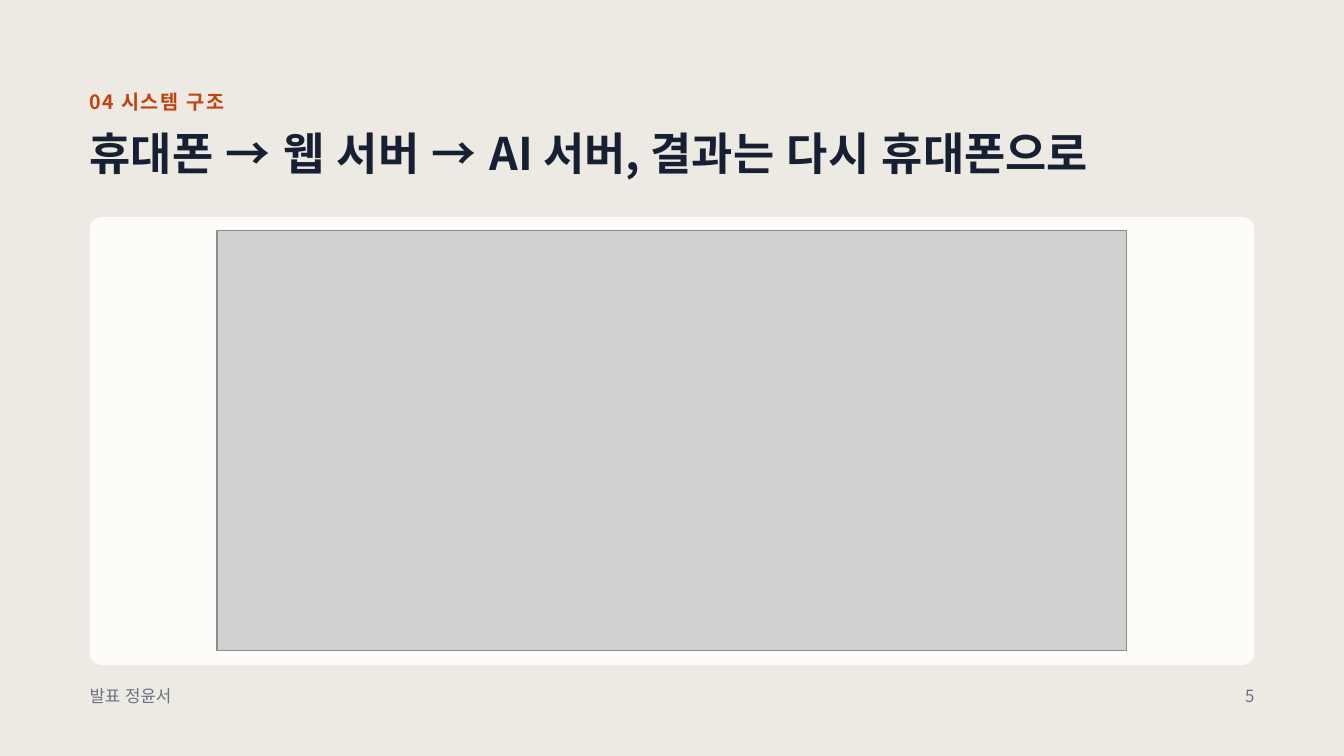
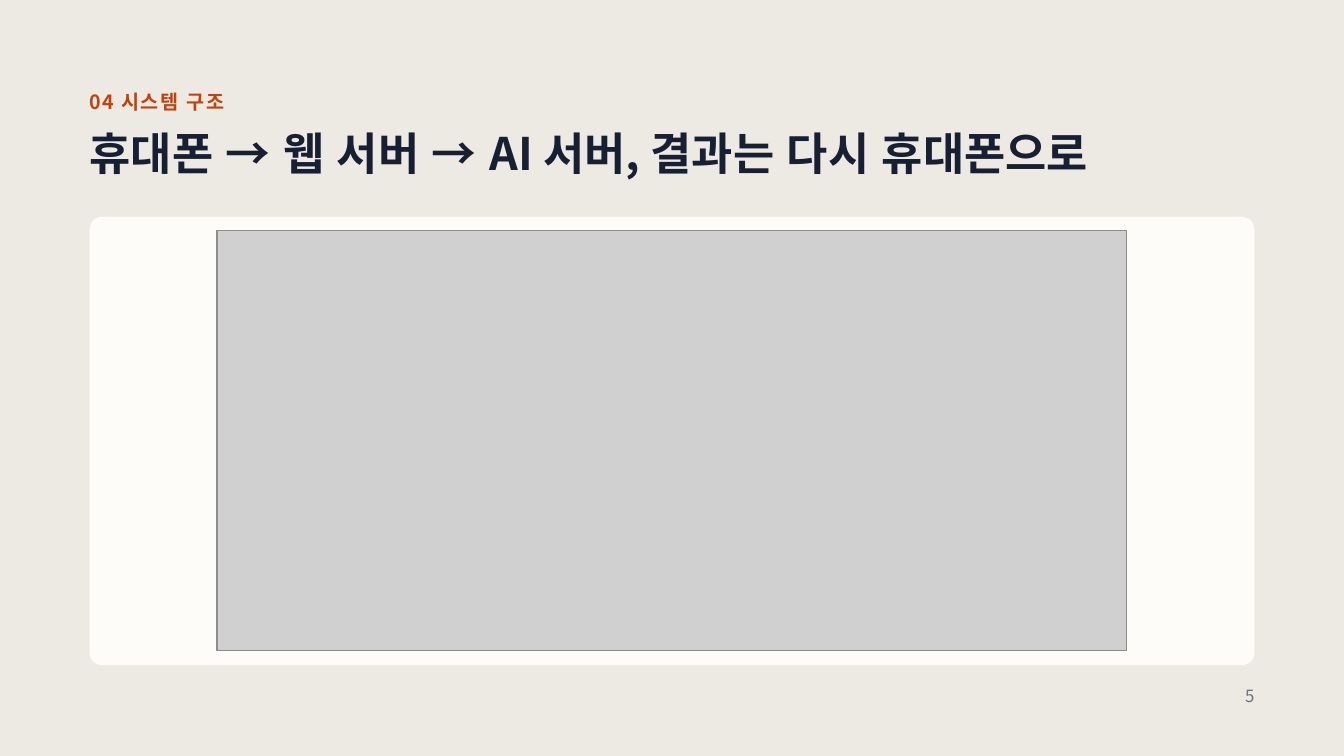
Before and after one commit to TeamProjectAIServiceDevelop/team-project, a slide deck: slide 5 of 자료/발표자료-KIOSSON.pptx. Drawn at 1344x756 pixels with LibreOffice and Linux fonts; fonts in the diff are those of the drawing; grey boxes stand for pictures. Boxes give left, top, right and bottom in pixels: in the first picture for what was removed or moved away, otherwise in the second. Text is boxed around its words. In the diff, an @@ line names an element or a change of style, - is before the commit and + after.

Commit message:
발표자료 수정

```diff
--- a/자료/발표자료-KIOSSON.pptx
+++ b/자료/발표자료-KIOSSON.pptx
@@ text removed at bbox=[90, 688, 171, 704] @@
-발표 정윤서
```
Also in this commit, not shown: 7 other slides changed.
